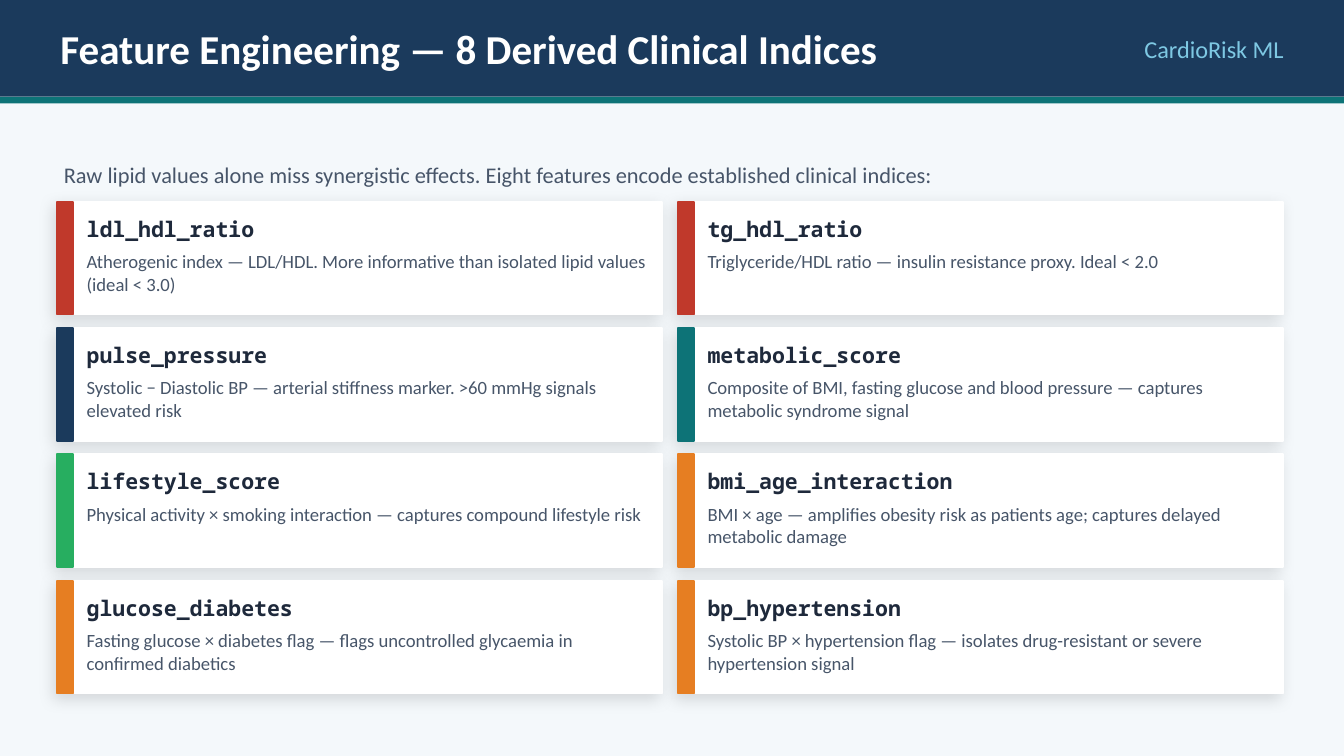
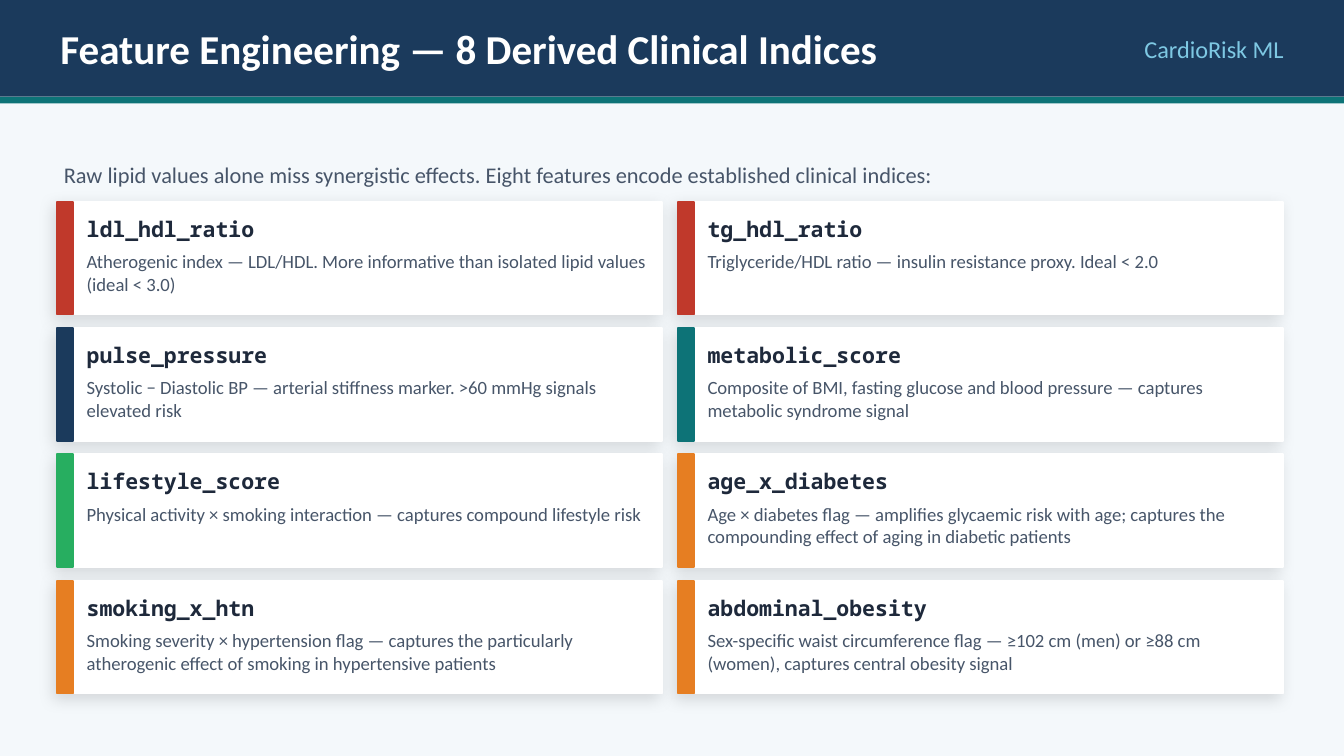
Before and after one commit to semersonantonio/Portfolio, a slide deck: slide 5 of CardioRisk_ML/presentation/CardioRisk_ML_Presentation.pptx. Drawn at 1344x756 pixels with LibreOffice and Linux fonts; fonts in the diff are those of the drawing. Boxes give left, top, right and bottom in pixels: in the first picture for what was removed or moved away, otherwise in the second. Text is boxed around its words. In the diff, an @@ line names an element or a change of style, - is before the commit and + after.

Commit message:
Update presentation

```diff
--- a/CardioRisk_ML/presentation/CardioRisk_ML_Presentation.pptx
+++ b/CardioRisk_ML/presentation/CardioRisk_ML_Presentation.pptx
@@ text at (708, 472, 888, 495): text changed @@
-bmi_age_interaction
+age_x_diabetes
@@ text at (708, 508, 1225, 546): text changed @@
-BMI × age — amplifies obesity risk as patients age; captures delayed metabolic damage
+Age × diabetes flag — amplifies glycaemic risk with age; captures the compounding effect of aging in diabetic patients
@@ text at (87, 599, 255, 622): text changed @@
-glucose_diabetes
+smoking_x_htn
@@ text at (708, 599, 927, 622): text changed @@
-bp_hypertension
+abdominal_obesity
@@ text at (87, 634, 573, 673): text changed @@
-Fasting glucose × diabetes flag — flags uncontrolled glycaemia in confirmed diabetics
+Smoking severity × hypertension flag — captures the particularly atherogenic effect of smoking in hypertensive patients
@@ text at (708, 633, 1201, 673): text changed @@
-Systolic BP × hypertension flag — isolates drug-resistant or severe hypertension signal
+Sex-specific waist circumference flag — ≥102 cm (men) or ≥88 cm (women), captures central obesity signal
```
Also in this commit, not shown: 2 other slides changed.
